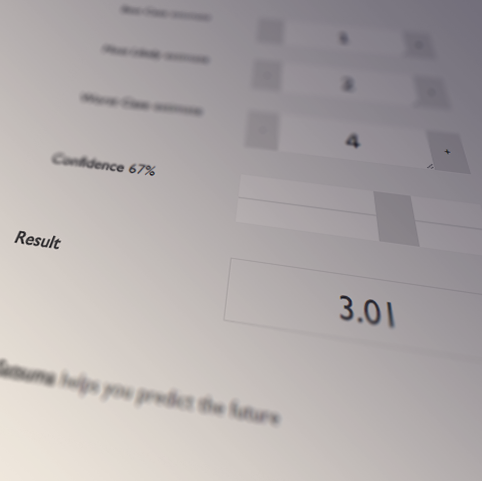
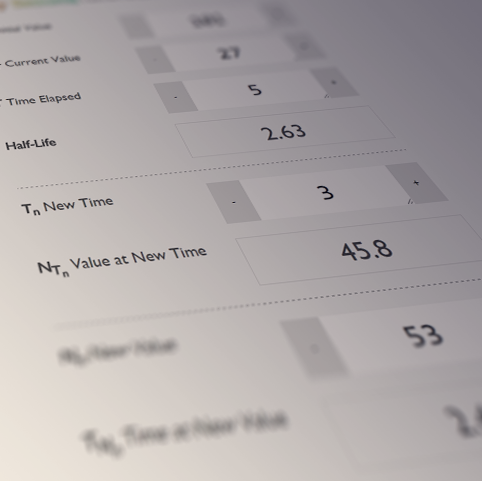
Layer changes from the first (482, 481) image to the second:
added layer "Layer 5" above "Layer 1 copy 3" over (0, 0, 482, 473)
